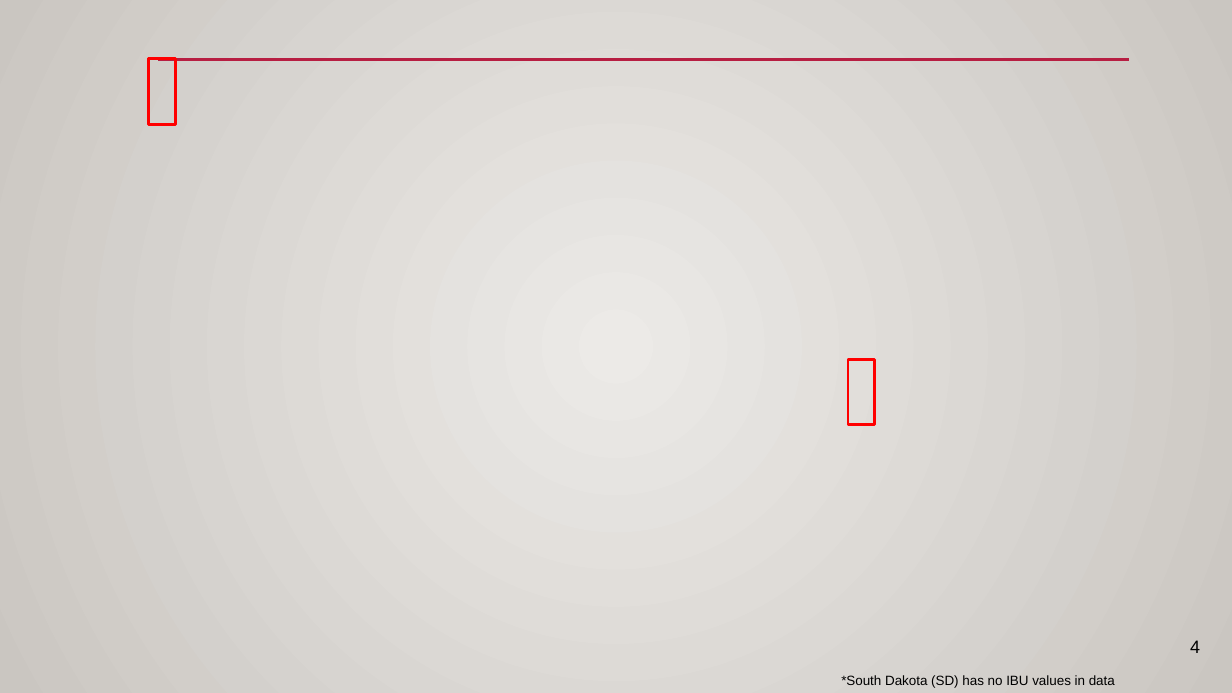
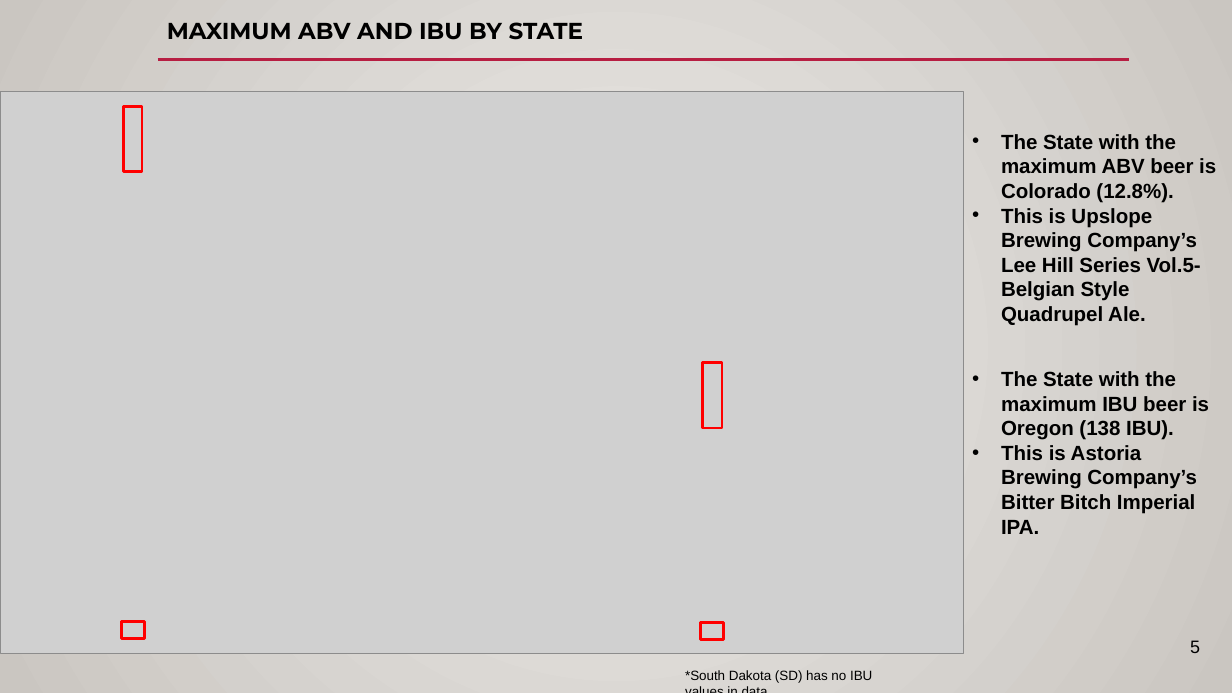
Before and after one commit to VenkataVanga/MSDS-6306, a slide deck: slide 5 of Unit8_Live_Session_Assignment.pptx (slide 4 before the commit). Drawn at 1232x693 pixels with LibreOffice and Linux fonts; fonts in the diff are those of the drawing; grey boxes stand for pictures; background and template pictures are left out. Boxes give left, top, right and bottom in pixels: in the first picture for what was removed or moved away, otherwise in the second. Text is boxed around its words. In the diff, an @@ line names an element or a change of style, - is before the commit and + after.

```diff
--- a/Unit8_Live_Session_Assignment.pptx
+++ b/Unit8_Live_Session_Assignment.pptx
@@ title added at (167,22,584,40), 18 pt, text #000000, bold @@
+MAXIMUM ABV AND IBU BY STATE
@@ picture added at (0,91,963,654) @@
@@ rectangle: place and size @@
-rectangle at (149,59,176,125)
+rectangle at (124,106,142,172)
@@ text added at (1001,134,1216,326), 16 pt, text #000000, bold @@
+• The State with the maximum ABV beer is Colorado (12.8%).
+• This is Upslope Brewing Company’s Lee Hill Series Vol.5- Belgian Style Quadrupel Ale.
@@ rectangle: place and size @@
-rectangle at (848,360,875,425)
+rectangle at (703,363,723,429)
@@ text added at (1001,371,1209,534), 16 pt, text #000000, bold @@
+• The State with the maximum IBU beer is Oregon (138 IBU).
+• This is Astoria Brewing Company’s Bitter Bitch Imperial IPA.
@@ rectangle added at (121,622,144,639), outline #FF0000 2.25 pt @@
@@ rectangle added at (701,623,725,640), outline #FF0000 2.25 pt @@
@@ page number at (1190,640,1200,653): text changed @@
-4
+5
@@ text "*South Dakota (SD) has no ..." rewrapped from (841,675,1115,688) to (685,670,872,683) @@
```
Also in this commit, not shown: 2 other slides changed, 5 slides added, 2 slides removed.
